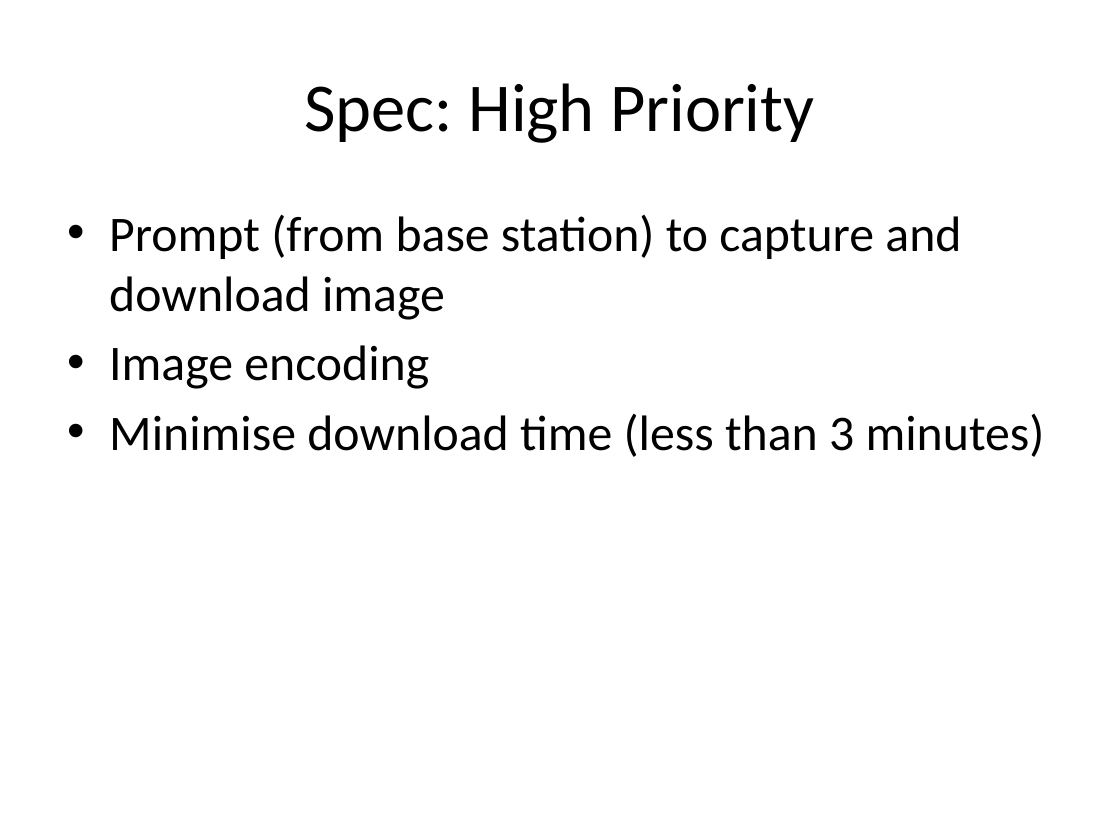
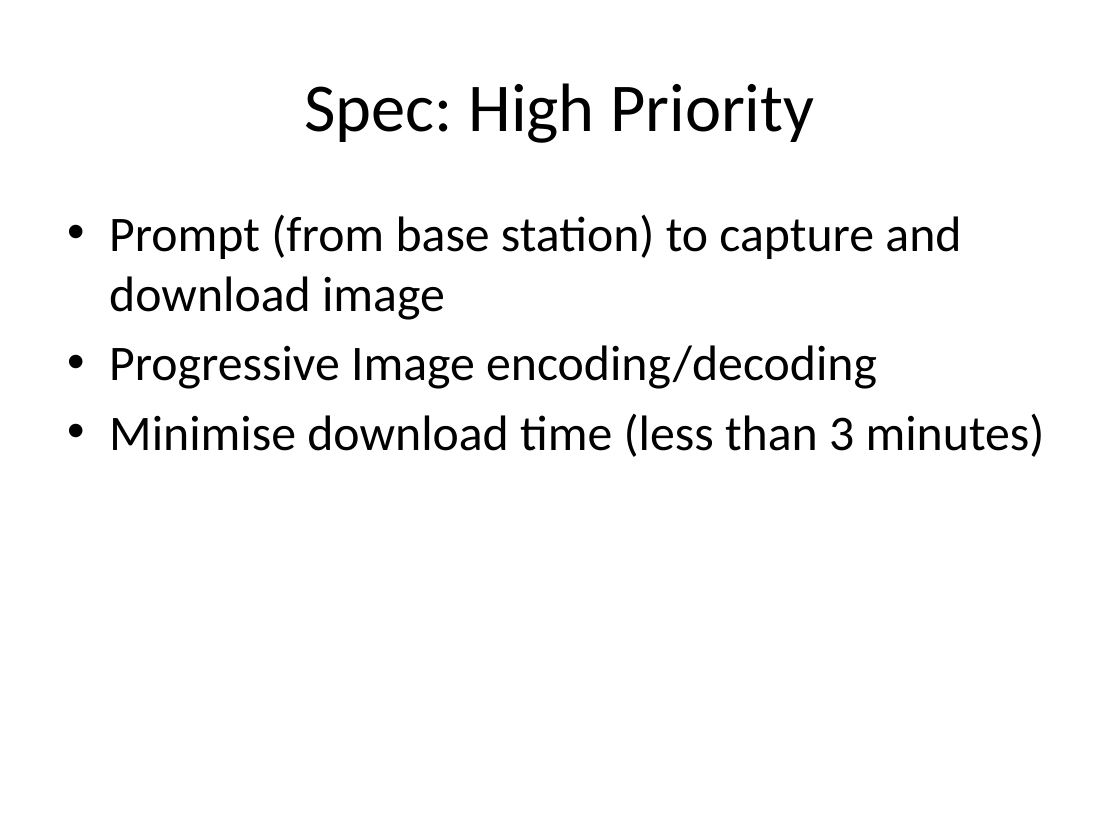
Before and after one commit to andybusse/uavcamera, a slide deck: slide 8 of documents/seminar 2/GDP Group 18 pres.pptx. Drawn at 1120x840 pixels with LibreOffice and Linux fonts; fonts in the diff are those of the drawing. Boxes give left, top, right and bottom in pixels: in the first picture for what was removed or moved away, otherwise in the second. Text is boxed around its words. In the diff, an @@ line names an element or a change of style, - is before the commit and + after.

```diff
--- a/documents/seminar 2/GDP Group 18 pres.pptx
+++ b/documents/seminar 2/GDP Group 18 pres.pptx
@@ text at box(109, 345, 877, 389): text changed @@
-• Image encoding
+• Progressive Image encoding/decoding
```
Also in this commit, not shown: 16 other slides changed, 7 slides added, 4 slides removed, 2 other files.
